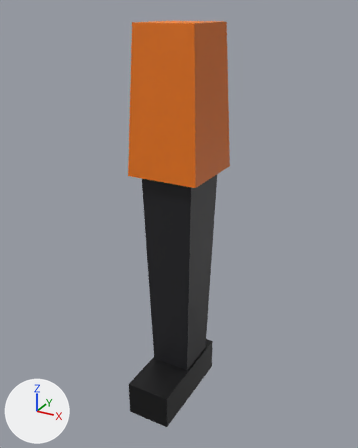
Renders of the glTF model examples/solid-eleven/assets/shared/models/leg_k16.glb from each side of a commit.
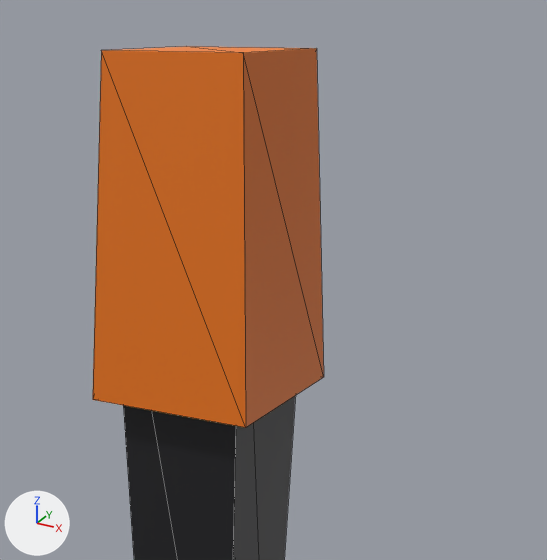
There are two pictures of each version: one whole from a camera (50 mm lens) standing at (0.53, -0.97, 0.05) and looking at (0.009, -0.024, -0.423), one close up on the part from 24% to 92% of the width and 0% to 55% of the height. The axes (+X, +Y, +Z) are drawn at lower left. The lights are the same throughout. The last two pictures show the newer version. The close-ups show mesh edges as thin lines. Vertices at exactly the same position are counted once.

Objects in the first close-up: 'leg_kit'.
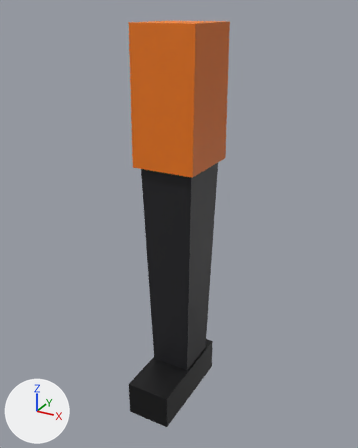
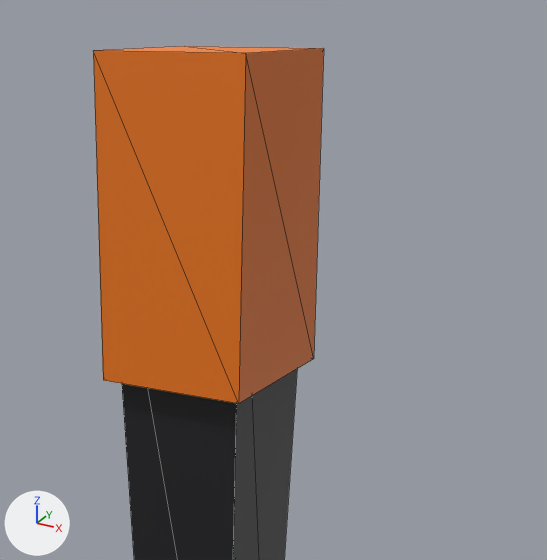
The change in detail:
me_leg_kit_016 is used by ob_leg_kit; location (0.0, 0.0, 0.0).
me_leg_kit_016 had 24 vertices, 32 faces and spanned x -0.085..0.085, y -0.17..0.09, z -0.91..0.02.
me_leg_kit_016 now has 24 vertices, 32 faces and spans x -0.075..0.075, y -0.17..0.09, z -0.91..0.02.
Part 1, on me_leg_kit_016:
Vertex 0 of me_leg_kit_016 moves from (-0.07, 0.075, 0.02) at pixel (186, 46) to (-0.075, 0.08, 0.02) at pixel (184, 46).
Vertex 1 of me_leg_kit_016 moves from (0.07, 0.075, 0.02) at pixel (316, 48) to (0.075, 0.08, 0.02) at pixel (323, 48).
Vertex 2 of me_leg_kit_016 moves from (0.085, 0.09, -0.3) at pixel (323, 377) to (0.075, 0.085, -0.28) at pixel (313, 358).
Vertex 3 of me_leg_kit_016 moves from (-0.085, 0.09, -0.3) to (-0.075, 0.085, -0.28).
Vertex 4 of me_leg_kit_016 moves from (0.07, -0.075, 0.02) at pixel (243, 52) to (0.075, -0.08, 0.02) at pixel (245, 53).
Vertex 5 of me_leg_kit_016 moves from (0.085, -0.09, -0.3) at pixel (245, 427) to (0.075, -0.085, -0.28) at pixel (238, 403).
Vertex 6 of me_leg_kit_016 moves from (-0.07, -0.075, 0.02) at pixel (101, 50) to (-0.075, -0.08, 0.02) at pixel (93, 50).
Vertex 7 of me_leg_kit_016 moves from (-0.085, -0.09, -0.3) at pixel (92, 399) to (-0.075, -0.085, -0.28) at pixel (103, 380).

Pixel boxes [x1, y1, x2, y2] of what changed, in the close-ups (547 x 560 px; the box of a moved part takes in the faces that stretch with it):
part 1 of me_leg_kit_016, moved or reshaped: before [93, 46, 324, 428]; after [93, 46, 324, 404]
